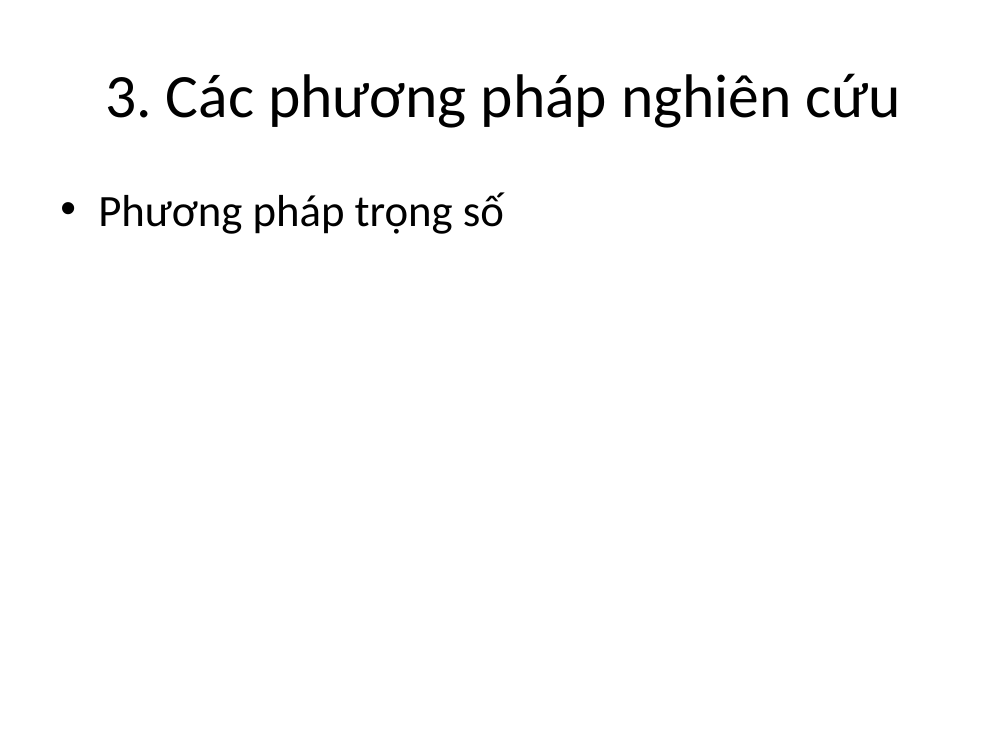
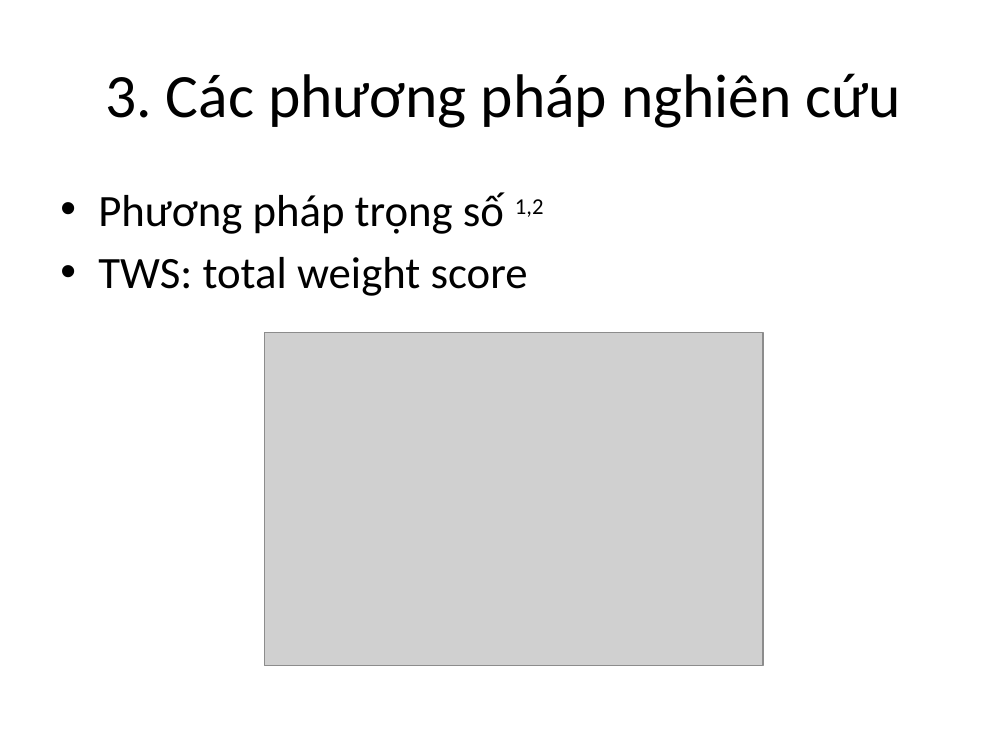
Before and after one commit to alidiepuit/master_ITS, a slide deck: slide 8 of New Microsoft PowerPoint Presentation.pptx. Drawn at 1008x756 pixels with LibreOffice and Linux fonts; fonts in the diff are those of the drawing; grey boxes stand for pictures. Boxes give left, top, right and bottom in pixels: in the first picture for what was removed or moved away, otherwise in the second. Text is boxed around its words. In the diff, an @@ line names an element or a change of style, - is before the commit and + after.

Commit message:
slide

```diff
--- a/New Microsoft PowerPoint Presentation.pptx
+++ b/New Microsoft PowerPoint Presentation.pptx
@@ text at [98, 192, 544, 296]: text changed @@
-• Phương pháp trọng số
+• Phương pháp trọng số 1,2
+• TWS: total weight score
@@ picture added at [264, 333, 763, 665] @@
```
Also in this commit, not shown: 6 other slides changed, 3 slides added.
